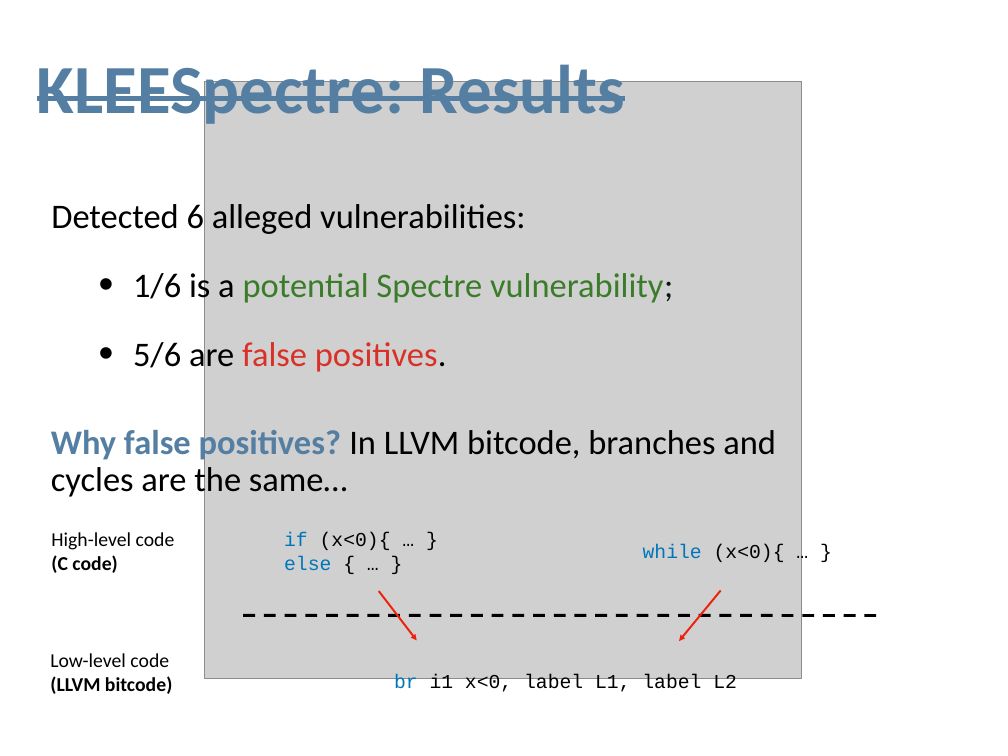
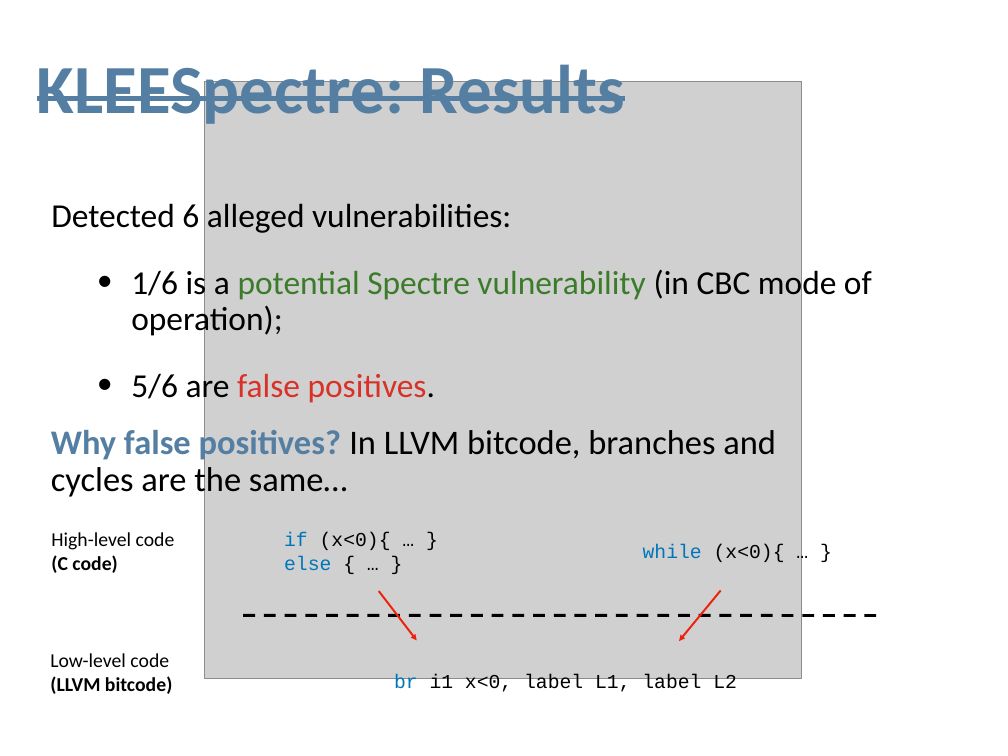
Before and after one commit to magdasolitro/msc-thesis, a slide deck: slide 7 of presentation_pp.ppt. Drawn at 1008x756 pixels with LibreOffice and Linux fonts; fonts in the diff are those of the drawing; grey boxes stand for pictures. Boxes give left, top, right and bottom in pixels: in the first picture for what was removed or moved away, otherwise in the second. Text is boxed around its words. In the diff, an @@ line names an element or a change of style, - is before the commit and + after.

```diff
--- a/presentation_pp.ppt
+++ b/presentation_pp.ppt
@@ text at box(51, 203, 511, 405): size 35 to 34 pt in "Detected 6 alleged vulnerabilities:", "5/6 are false positives."; less space between paragraphs; indent changed @@
@@ text at box(131, 266, 872, 339): text changed; size 35 to 34 pt @@
-  • 1/6 is a potential Spectre vulnerability;
+  • 1/6 is a potential Spectre vulnerability (in CBC mode of operation);
```
Also in this commit, not shown: 6 other slides changed, 1 slide added, 1 other file.
